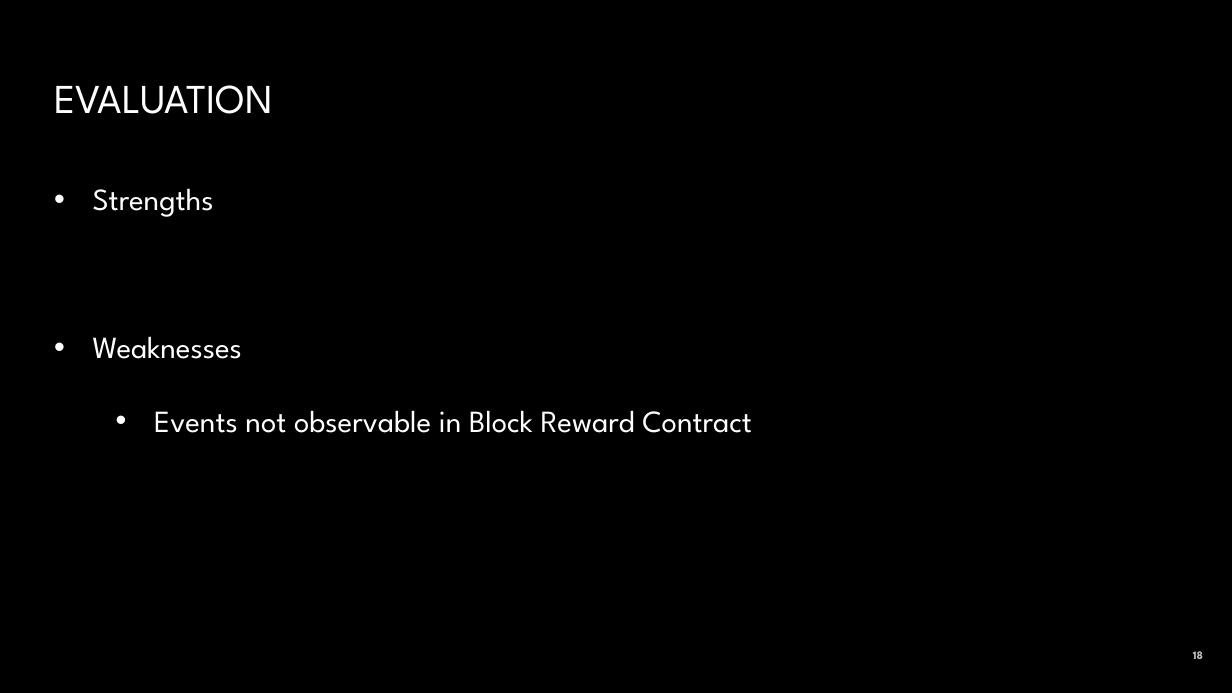
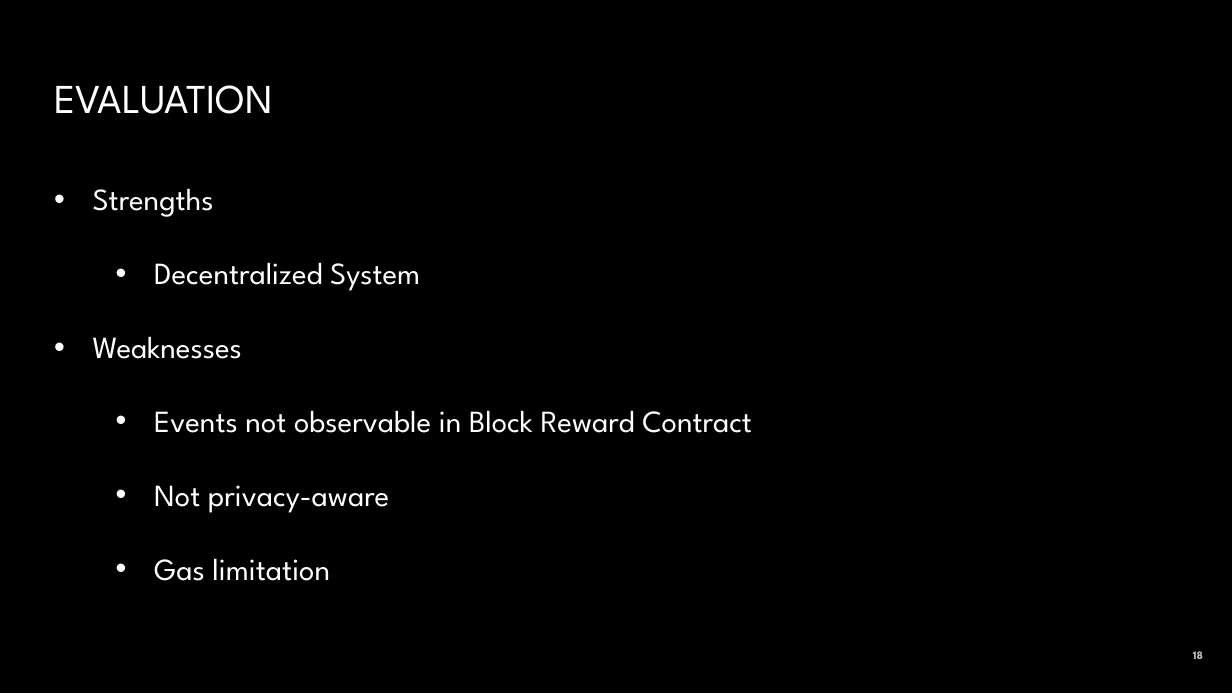
Before and after one commit to JacobEberhardt/decentralized-energy-trading, a slide deck: slide 18 of documentation/Milestone Presentation.pptx. Drawn at 1232x693 pixels with LibreOffice and Linux fonts; fonts in the diff are those of the drawing; background and template pictures are left out. Boxes give left, top, right and bottom in pixels: in the first picture for what was removed or moved away, otherwise in the second. Text is boxed around its words. In the diff, an @@ line names an element or a change of style, - is before the commit and + after.

```diff
--- a/documentation/Milestone Presentation.pptx
+++ b/documentation/Milestone Presentation.pptx
@@ text at [154, 262, 420, 291]: paragraph added @@
+  • Decentralized System
@@ text at [154, 485, 389, 581]: paragraphs added @@
+  • Not privacy-aware
+  • Gas limitation
```
Also in this commit, not shown: 3 other slides changed, 1 slide added.
